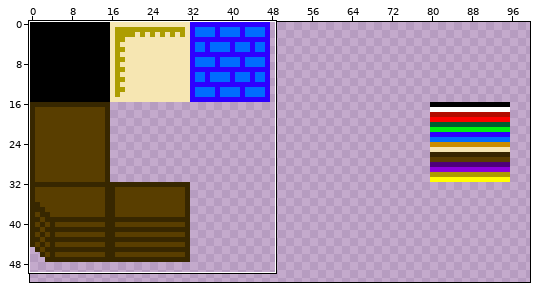
Edited in one commit: sprite sheet (sheets/map_16_16.png). The first picture is a wide view before the edit; the outline marks the close-up.
Close-up. The starting point:
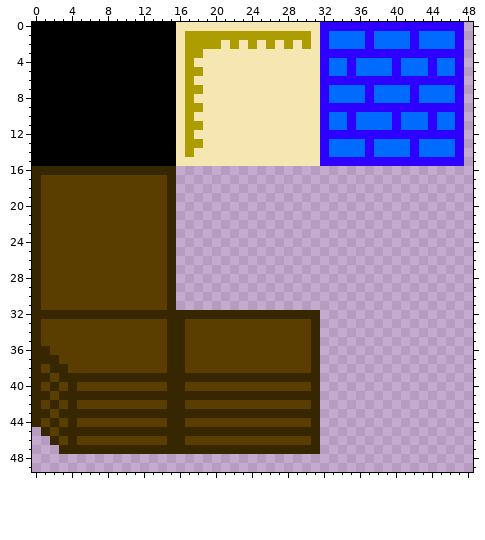
The file is 160x160 pixels. Shown: x 0..48, y 0..49. The wide view leaves out empty margins.
The result:
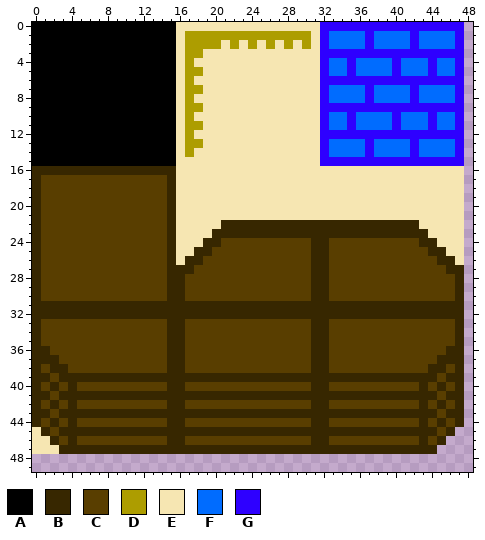
Palette (. is transparent): A #000000  B #372700  C #593e00  D #ad9d00  E #f6e6b2  F #006cff  G #2e00ff
Edits made:
Colour B is added in row 22 at x 21 to 42; in row 23 at x 20 to 43; in row 24 at x 19 to 20, 31 to 32 and 43 to 44; in row 25 at x 18 to 19, 31 to 32 and 44 to 45; in row 26 at x 17 to 18, 31 to 32 and 45 to 46; in row 27 at x 16 to 17, 31 to 32 and 46 to 47.
Colour B is added in rows 28 to 30 at x 16, 31 to 32 and 47; in row 31 at x 16 to 47; in row 32 at x 32 to 47; in rows 33 to 35 at x 32 and 47; in row 36 at x 32 and 46 to 47; in row 37 at x 32 and 45 to 47.
Colour B is added in row 38 at x 32, 44 to 45 and 47; in row 39 at x 32 to 44 and 46 to 47; in row 40 at x 32, 43, 45 and 47; in row 41 at x 32 to 44 and 46 to 47; in row 42 at x 32, 43, 45 and 47; in row 43 at x 32 to 44 and 46 to 47.
Colour B is added in row 44 at x 32, 43, 45 and 47; in row 45 at x 32 to 44 and 46; in row 46 at x 32, 43 and 45; in row 47 at x 32 to 44.
Colour B replaces colour C in row 31 at x 1 to 14.
Colour C is added in row 24 at x 21 to 30 and 33 to 42; in row 25 at x 20 to 30 and 33 to 43; in row 26 at x 19 to 30 and 33 to 44; in row 27 at x 18 to 30 and 33 to 45; in rows 28 to 30 at x 17 to 30 and 33 to 46; in rows 33 to 35 at x 33 to 46.
Colour C is added in row 36 at x 33 to 45; in row 37 at x 33 to 44; in row 38 at x 33 to 43 and 46; in row 39 at x 45; in row 40 at x 33 to 42, 44 and 46; in row 41 at x 45.
Colour C is added in row 42 at x 33 to 42, 44 and 46; in row 43 at x 45; in row 44 at x 33 to 42, 44 and 46; in row 45 at x 45; in row 46 at x 33 to 42 and 44.
Colour E is added in rows 16 to 21 at x 16 to 47; in row 22 at x 16 to 20 and 43 to 47; in row 23 at x 16 to 19 and 44 to 47; in row 24 at x 16 to 18 and 45 to 47; in row 25 at x 16 to 17 and 46 to 47; in row 26 at x 16 and 47.
Colour E is added in row 45 at x 0; in row 46 at x 0 to 1; in row 47 at x 0 to 2.
Changed places in both close-ups, as pixel boxes (x1, y1, x2, y2):
changed: (32, 166, 464, 454)
